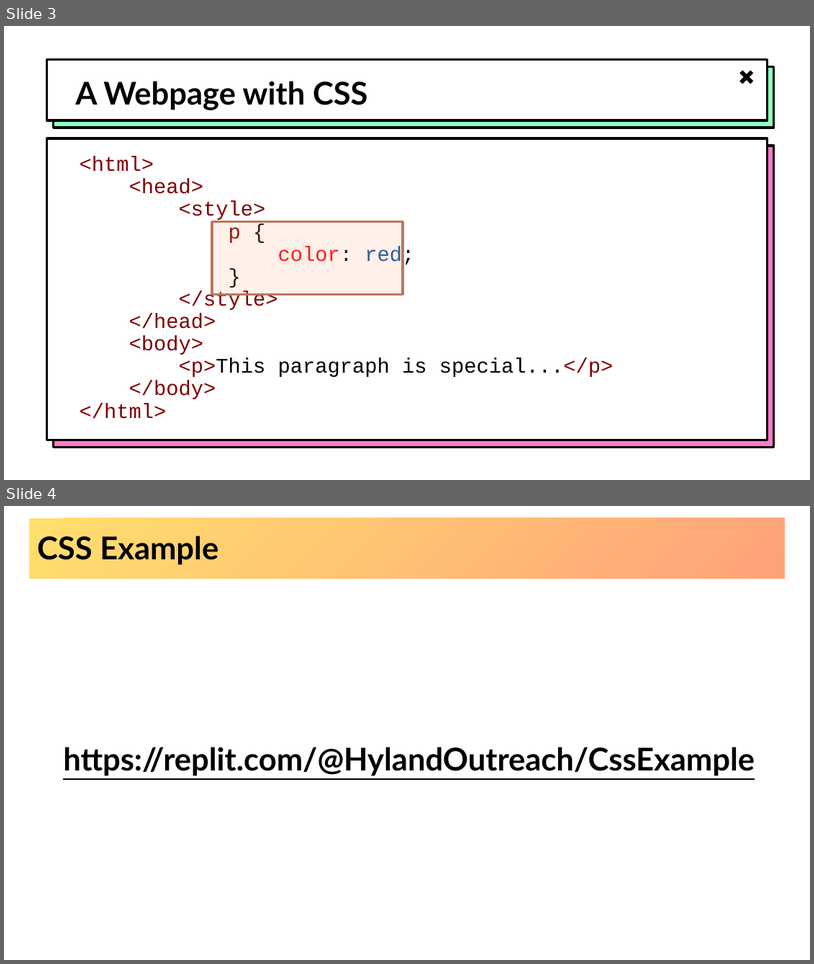
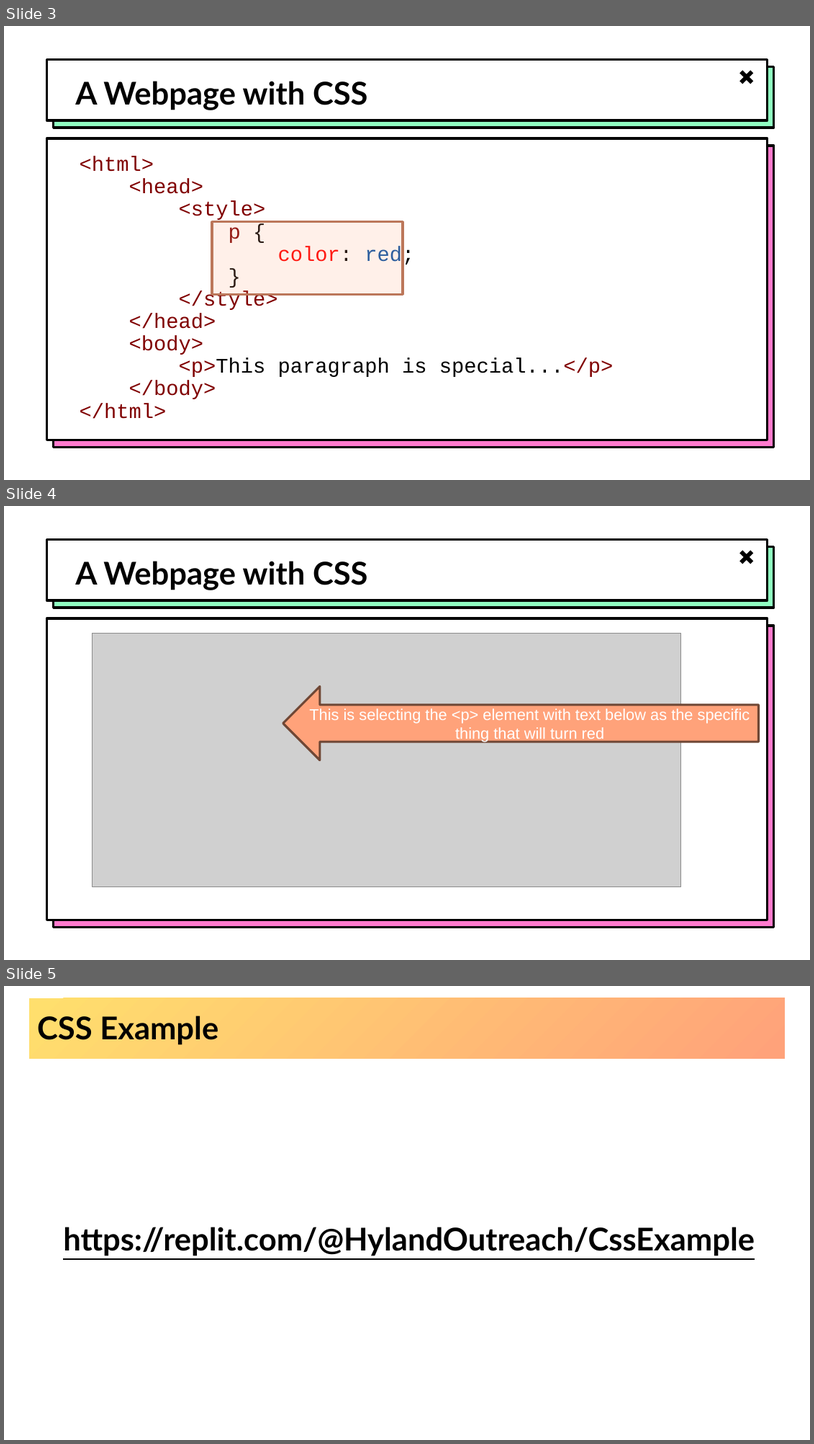
Before and after one commit to hytechclub/web-101, a slide deck: Week06/IntroductionToCss.pptx. Shown one above the other, each under a label of ours: slides 3 and 4 before the commit, slides 3, 4 and 5 after it. The pictures are 814x964 and 814x1444 pixels, drawn with LibreOffice and Linux fonts; fonts in the diff are those of the drawing; grey boxes stand for pictures; background and template pictures are left out. Boxes give left, top, right and bottom in pixels: in the first picture for what was removed or moved away, otherwise in the second. Text is boxed around its words. In the diff, an @@ line names an element or a change of style, - is before the commit and + after.

```diff
--- a/Week06/IntroductionToCss.pptx
+++ b/Week06/IntroductionToCss.pptx
@@ slide 4 added at [4, 506, 810, 960], background picture (left out); not listed: 5 template elements that a slide beside it also shows @@
@@ title added at [75, 561, 368, 590], 28 pt, text #000000, bold @@
+A Webpage with CSS
@@ picture added at [93, 633, 682, 888] @@
@@ left arrow added at [283, 687, 759, 760], fill #FFA27A, outline #704735 2 pt, 14 pt, text #FFFFFF @@
+This is selecting the <p> element with text below as the specific thing that will turn red
@@ what was slide 4 is now slide 5 @@
```
Also in this commit, not shown: 1 other slide added, 5 other files.
